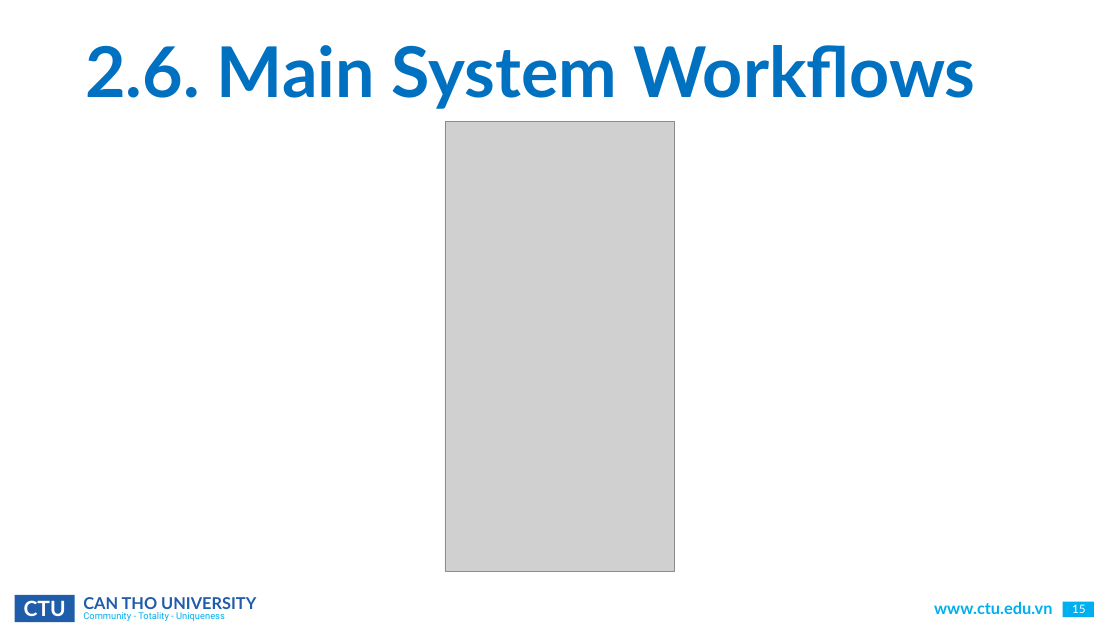
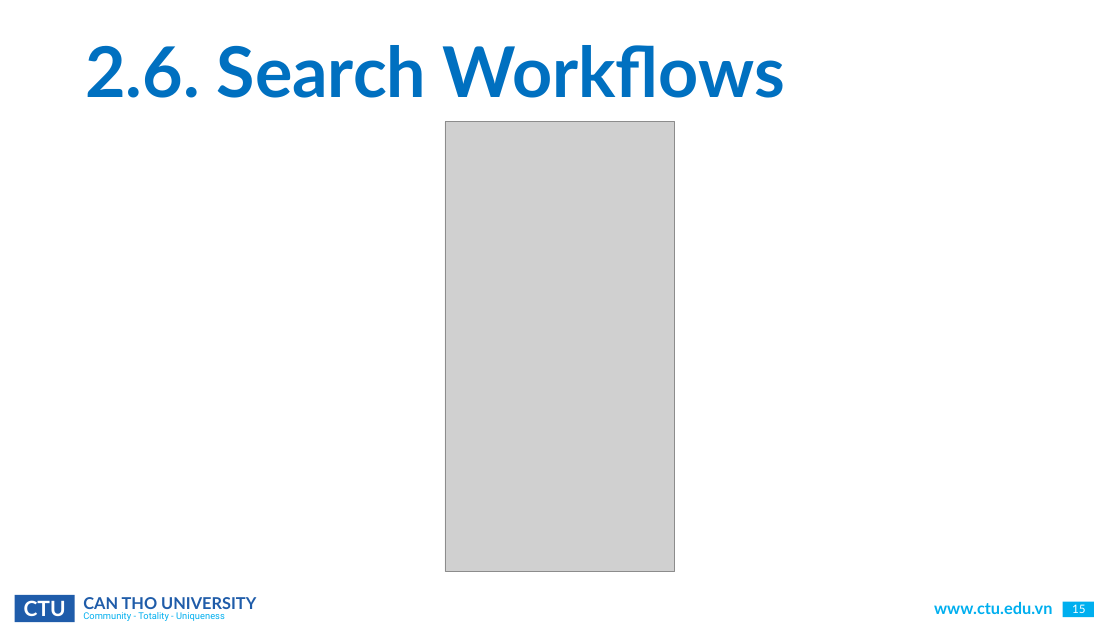
Before and after one commit to CommonHouseCat/fungiscan-mushroom-identifier, a slide deck: slide 15 of Báo cáo/GraduationThesis.pptx. Drawn at 1120x630 pixels with LibreOffice and Linux fonts; fonts in the diff are those of the drawing; grey boxes stand for pictures; background and template pictures are left out. Boxes give left, top, right and bottom in pixels: in the first picture for what was removed or moved away, otherwise in the second. Text is boxed around its words. In the diff, an @@ line names an element or a change of style, - is before the commit and + after.

```diff
--- a/Báo cáo/GraduationThesis.pptx
+++ b/Báo cáo/GraduationThesis.pptx
@@ title at [85, 45, 785, 98]: text changed @@
-2.6. Main System Workflows
+2.6. Search Workflows
```
Also in this commit, not shown: 4 other slides changed.
